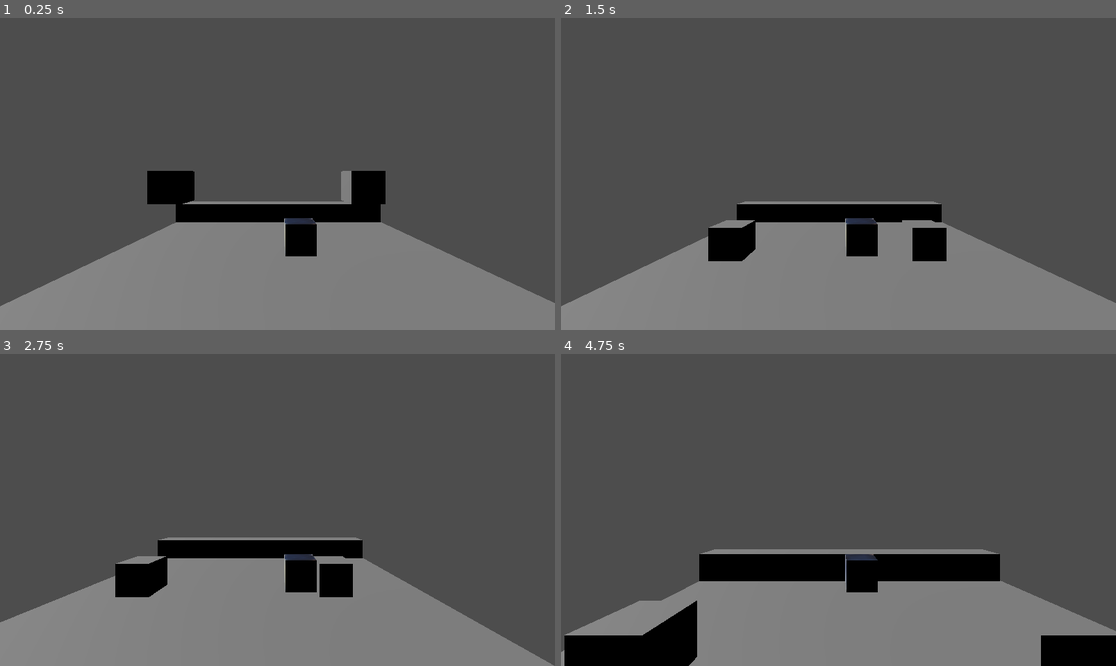
Above: before the commit, frames 1-4 (two rows, left to right).
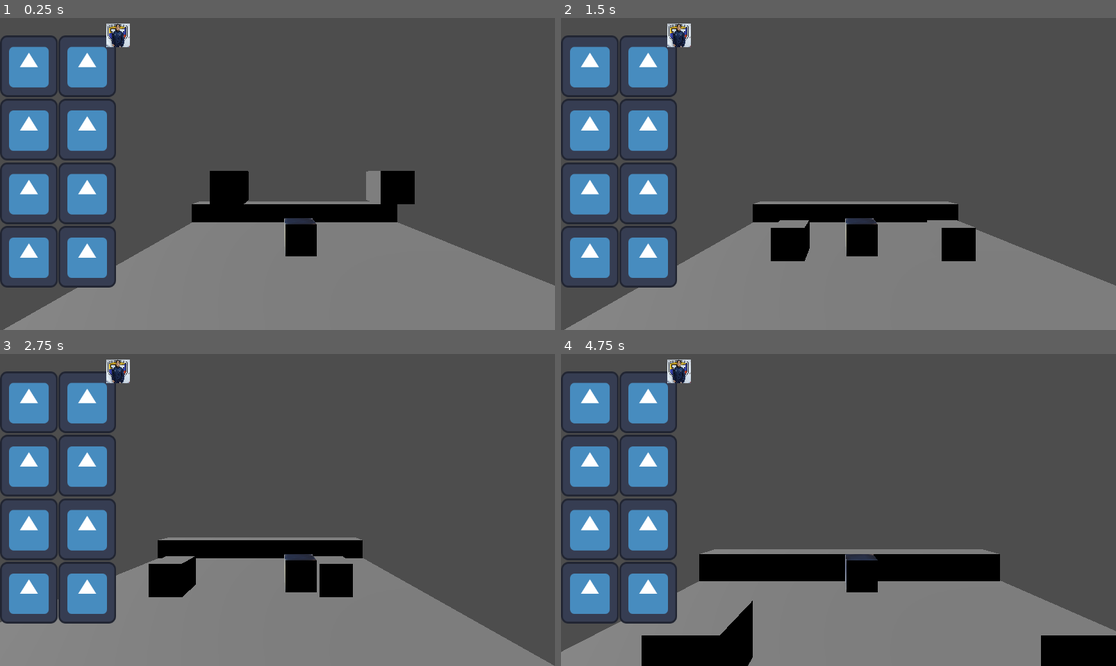
Above: after the commit, the same moments.

Repository: brandonamv/Murder_GameJam
Game: Godot game, scene res://main.tscn
Same seed, same stepped clock (60 frames per second), same inputs: the game is played once before the commit and once after it. The engine's default icon, where the game draws it, is replaced by a stand-in: a white triangle on a blue panel in a dark square.
Inputs (mouse positions are in pixels of both pictures, inside the frame that each line leads up to):
- Up to frame 1 (0.25 s): no input
- Up to frame 2 (1.5 s): click (588, 64) at 0.52 s; click (649, 64) at 1.27 s
- Up to frame 3 (2.75 s): tap Enter at 2 s; hold D from 2.03 s (still down); tap E (interact) at 2.1 s
- Up to frame 4 (4.75 s): tap Space at 2.75 s; release D at 2.78 s; hold S 2.78-3.53 s; tap E (interact) at 2.85, 3.6, 4.35 s; hold D 3.53-4.28 s; tap Enter at 4.25 s; hold W from 4.28 s (still down)

The runs differ from the first frame. In frame 1, 16% of the frame differs, in the area x 0-100%, y 1-100%; in frame 2, 16%; in frame 3, 12%; in frame 4, 14%.

Commit message:
test

Diff:
--- a/main.tscn
+++ b/main.tscn
@@ -1,9 +1,10 @@
-[gd_scene load_steps=10 format=3 uid="uid://bmkyb0hhd0hqv"]
+[gd_scene load_steps=11 format=3 uid="uid://bmkyb0hhd0hqv"]
 
-[ext_resource type="PackedScene" uid="uid://c84jqacwj0cq8" path="res://npc.tscn" id="1_m02dp"]
+[ext_resource type="PackedScene" path="res://npc.tscn" id="1_m02dp"]
 [ext_resource type="Texture2D" uid="uid://duicfsa5055qk" path="res://48363882_10211371688242657_8638120375554670592_n.jpg" id="2_8bgvk"]
 [ext_resource type="Script" path="res://player.gd" id="2_xg10q"]
 [ext_resource type="AudioStream" uid="uid://cqqfo5layyq7" path="res://assets/music/ambient.mp3" id="4_xqhgf"]
+[ext_resource type="Texture2D" uid="uid://b4r40eporcynr" path="res://icon.svg" id="5_mqeks"]
 
 [sub_resource type="CameraAttributesPractical" id="CameraAttributesPractical_hjnxl"]
 auto_exposure_scale = 0.01
@@ -23,6 +24,7 @@
 [node name="Node3D" type="Node3D"]
 
 [node name="Pepe" parent="." instance=ExtResource("1_m02dp")]
+transform = Transform3D(1, 0, 0, 0, 1, 0, 0, 0, 1, 0, 2.52402, 2.26136)
 
 [node name="DirectionalLight3D" type="DirectionalLight3D" parent="."]
 transform = Transform3D(1, 0, 0, 0, 0.707107, 0.707107, 0, -0.707107, 0.707107, -8, 14, 14)
@@ -34,7 +36,7 @@
 size = Vector3(10, 1, 10)
 
 [node name="Player" type="CharacterBody3D" parent="."]
-transform = Transform3D(1, 0, 0, 0, 1, 0, 0, 0, 1, -0.356, 5.906, -0.871)
+transform = Transform3D(1, 0, 0, 0, 1, 0, 0, 0, 1, -0.356, 5.906, 0.00179821)
 collision_mask = 6
 platform_floor_layers = 4294967041
 platform_wall_layers = 2
@@ -77,3 +79,88 @@
 [node name="AudioStreamPlayer" type="AudioStreamPlayer" parent="."]
 stream = ExtResource("4_xqhgf")
 autoplay = true
+
+[node name="Inventario" type="Control" parent="."]
+layout_mode = 3
+anchors_preset = 0
+offset_left = 1.0
+offset_right = 980.0
+offset_bottom = 650.0
+scale = Vector2(0.24, 1)
+
+[node name="Filas" type="VBoxContainer" parent="Inventario"]
+layout_mode = 2
+offset_left = -4.16667
+offset_top = 36.0
+offset_right = 1095.83
+offset_bottom = 636.0
+
+[node name="Columna1" type="HBoxContainer" parent="Inventario/Filas"]
+layout_mode = 2
+
+[node name="TextureButton2" type="TextureButton" parent="Inventario/Filas/Columna1"]
+custom_minimum_size = Vector2(500, 100)
+layout_mode = 2
+texture_normal = ExtResource("5_mqeks")
+stretch_mode = 0
+
+[node name="TextureButton" type="TextureButton" parent="Inventario/Filas/Columna1"]
+custom_minimum_size = Vector2(500, 100)
+layout_mode = 2
+texture_normal = ExtResource("5_mqeks")
+stretch_mode = 0
+
+[node name="Columna2" type="HBoxContainer" parent="Inventario/Filas"]
+layout_mode = 2
+
+[node name="TextureButton2" type="TextureButton" parent="Inventario/Filas/Columna2"]
+custom_minimum_size = Vector2(500, 100)
+layout_mode = 2
+texture_normal = ExtResource("5_mqeks")
+stretch_mode = 0
+
+[node name="TextureButton" type="TextureButton" parent="Inventario/Filas/Columna2"]
+custom_minimum_size = Vector2(500, 100)
+layout_mode = 2
+texture_normal = ExtResource("5_mqeks")
+stretch_mode = 0
+
+[node name="Columna3" type="HBoxContainer" parent="Inventario/Filas"]
+layout_mode = 2
+
+[node name="TextureButton2" type="TextureButton" parent="Inventario/Filas/Columna3"]
+custom_minimum_size = Vector2(500, 100)
+layout_mode = 2
+texture_normal = ExtResource("5_mqeks")
+stretch_mode = 0
+
+[node name="TextureButton" type="TextureButton" parent="Inventario/Filas/Columna3"]
+custom_minimum_size = Vector2(500, 100)
+layout_mode = 2
+texture_normal = ExtResource("5_mqeks")
+stretch_mode = 0
+
+[node name="Columna4" type="HBoxContainer" parent="Inventario/Filas"]
+layout_mode = 2
+
+[node name="TextureButton2" type="TextureButton" parent="Inventario/Filas/Columna4"]
+custom_minimum_size = Vector2(500, 100)
+layout_mode = 2
+texture_normal = ExtResource("5_mqeks")
+stretch_mode = 0
+
+[node name="TextureButton" type="TextureButton" parent="Inventario/Filas/Columna4"]
+custom_minimum_size = Vector2(500, 100)
+layout_mode = 2
+texture_normal = ExtResource("5_mqeks")
+stretch_mode = 0
+
+[node name="Close" type="TextureButton" parent="Inventario"]
+layout_mode = 0
+offset_left = 912.5
+offset_top = 11.0
+offset_right = 2157.5
+offset_bottom = 1256.0
+scale = Vector2(0.166669, 0.0400002)
+texture_normal = ExtResource("2_8bgvk")
+stretch_mode = 0
